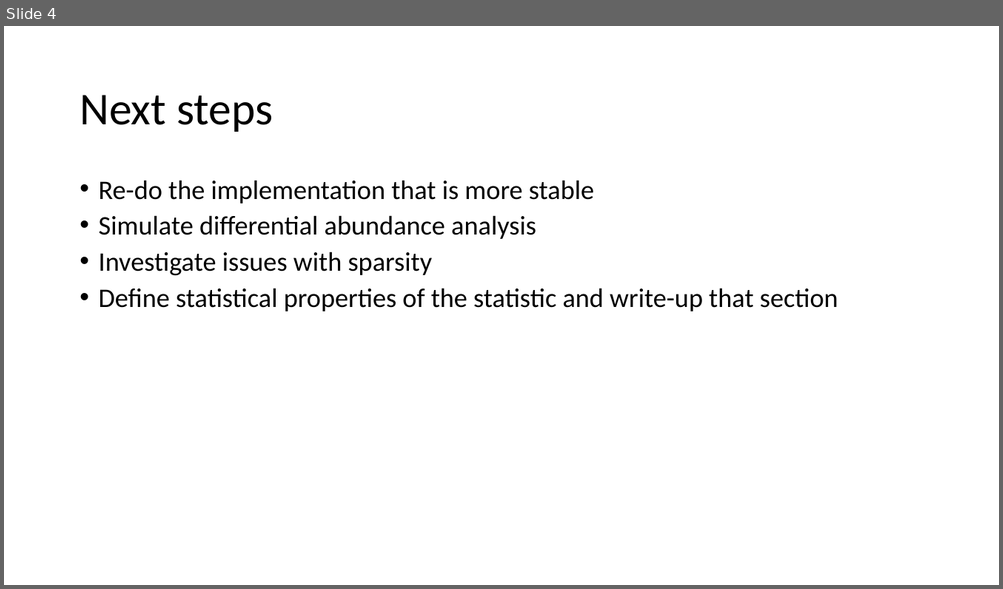
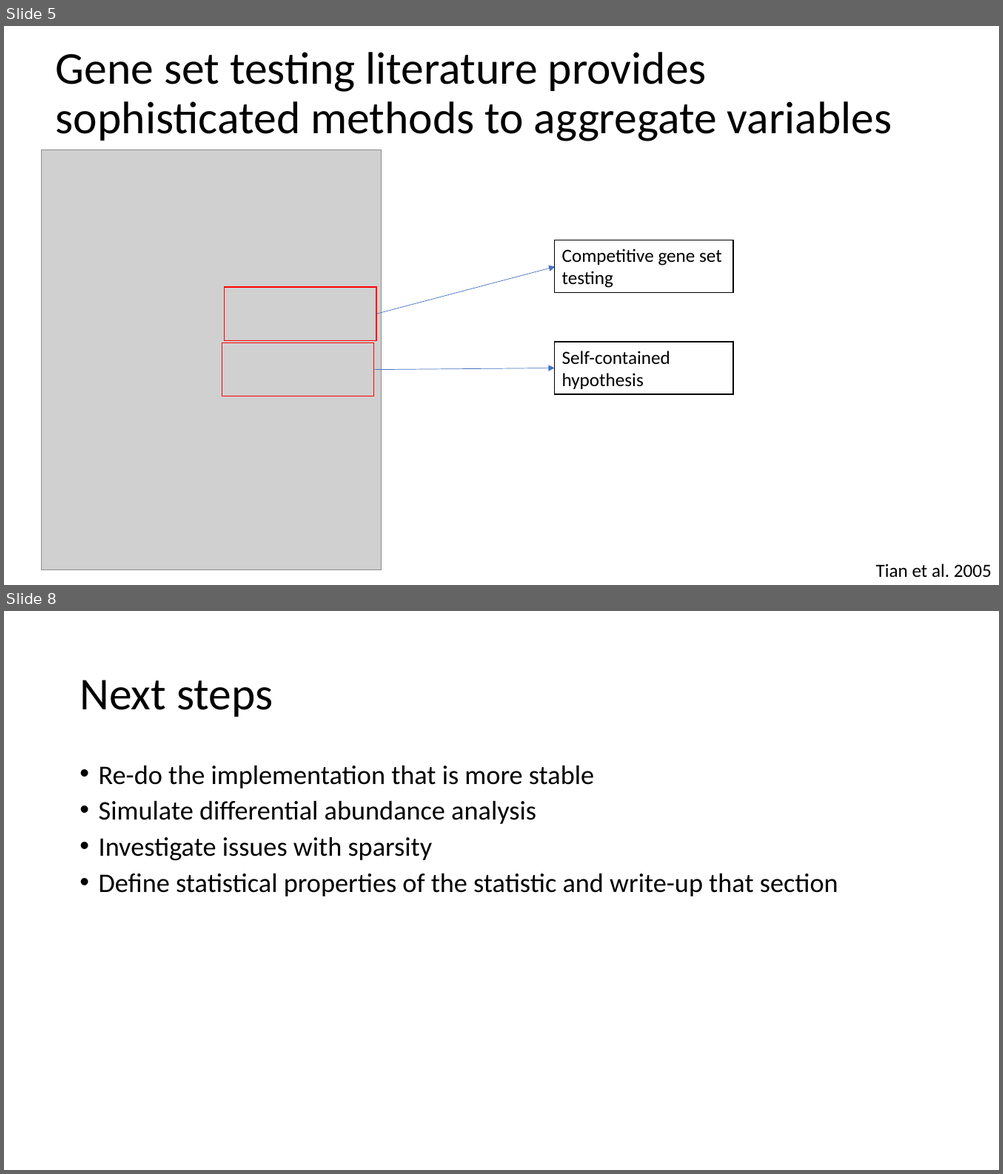
Before and after one commit to qpmnguyen/CBEA_analysis, a slide deck: docs/progress_report.pptx. Shown one above the other, each under a label of ours: slide 4 before the commit, slides 5 and 8 after it; the slides between them are not shown. The pictures are 1003x589 and 1003x1174 pixels, drawn with LibreOffice and Linux fonts; fonts in the diff are those of the drawing; grey boxes stand for pictures. Boxes give left, top, right and bottom in pixels: in the first picture for what was removed or moved away, otherwise in the second. Text is boxed around its words. In the diff, an @@ line names an element or a change of style, - is before the commit and + after.

Commit message:
New files and implemented resampling methods

```diff
--- a/docs/progress_report.pptx
+++ b/docs/progress_report.pptx
@@ slide 5 added at bbox=[4, 26, 999, 585], background #FFFFFF @@
@@ title added at bbox=[56, 52, 892, 141], 44 pt, text #000000 @@
+Gene set testing literature provides sophisticated methods to aggregate variables
@@ picture added at bbox=[41, 150, 381, 571] @@
@@ rectangle added at bbox=[555, 240, 733, 293], fill #FFFFFF, outline #000000 1 pt, 18 pt, text #000000 @@
+Competitive gene set testing
@@ arrow added from (376, 314) to (555, 267), #4472C4 0.5 pt @@
@@ rectangle added at bbox=[224, 287, 376, 340], outline #FF0000 1 pt @@
@@ rectangle added at bbox=[222, 343, 374, 397], outline #FF0000 1 pt @@
@@ rectangle added at bbox=[555, 342, 733, 395], fill #FFFFFF, outline #000000 1 pt, 18 pt, text #000000 @@
+Self-contained hypothesis
@@ arrow added from (374, 370) to (555, 369), #4472C4 0.5 pt @@
@@ text added at bbox=[876, 564, 991, 578], 18 pt, text #000000 @@
+Tian et al. 2005
@@ what was slide 4 is now slide 8 @@
```
Also in this commit, not shown: 14 other slides added, 3 slides removed, 17 other files.
